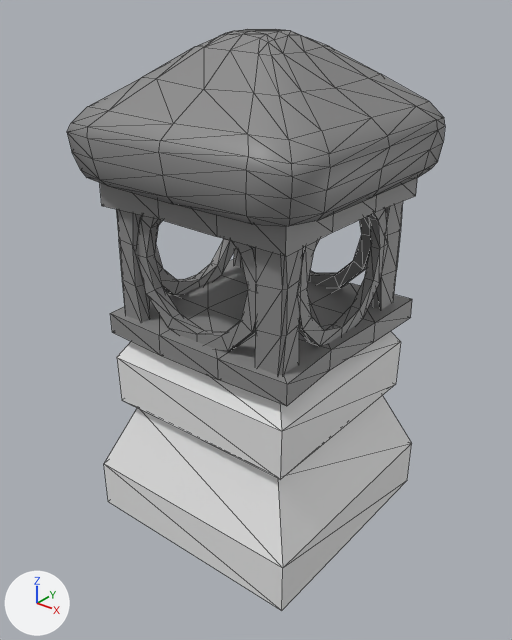
The glTF model decorations/lantern/lantern.glb: old version first, new version second.
Rendered twice from a 50 mm camera at (0.826, -1.052, 1.1) aimed at (0.004, -0.025, 0.463). Every picture has the same lights, and +X, +Y and +Z are marked at lower left. Mesh edges are drawn as thin lines. Where no turn or scale is listed for an object, it has been applied to the vertices. Vertices at the same position are counted once.
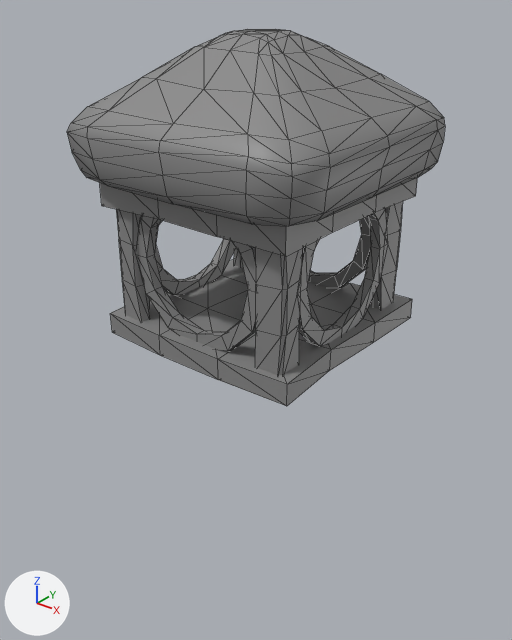
Patch to the scene script:
```diff
--- a/decorations/lantern/lantern.glb.py
+++ b/decorations/lantern/lantern.glb.py
@@ me_cylinder_002 @@
 # used by ob_cylinder_002; location = (0.0, 0.186, 0.62)
-me_cylinder_002.from_pydata(...)  # 48 vertices, 96 faces; spans x -0.154..0.154, y -0.01..0.01, z -0.154..0.154
+me_cylinder_002.from_pydata(...)  # 192 vertices, 384 faces; spans x -0.196..0.196, y -0.196..0.196, z -0.154..0.154
+# me_cylinder_002 part 1: the whole mesh is rebuilt
 me_cylinder_002.materials.append(mat_mat_wood)
@@ ob_cylinder_002 @@
 ob_cylinder_002 = bpy.data.objects.new('Cylinder.002', me_cylinder_002)
-ob_cylinder_002.location = (0.0, 0.186, 0.62)
+ob_cylinder_002.location = (0.0, 0.0, 0.62)
@@ ob_cube @@
-ob_cube = bpy.data.objects.new('Cube', me_cube_004)
-ob_cube.location = (-0.001, 0.0, 0.207)
```

Boxes [x1, y1, x2, y2] around the edits, measured in the pictures (512 x 640 px):
'Cube', deleted
    before: [104, 331, 411, 611]
'Cylinder.002', reshaped, moved
    before: [308, 216, 371, 288]
    after: [137, 209, 387, 351]
'Cylinder', unchanged, covered by the edit
    before: [137, 215, 256, 351]
'Cylinder.001', unchanged, covered by the edit
    before: [298, 209, 387, 346]
'Cylinder.003', unchanged, covered by the edit
    before: [155, 239, 236, 295]
